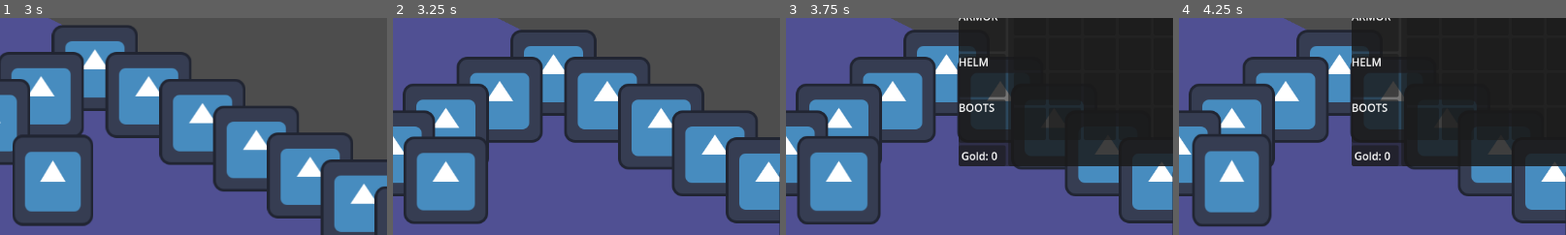
Above: before the commit, frames 1-4 (left to right).
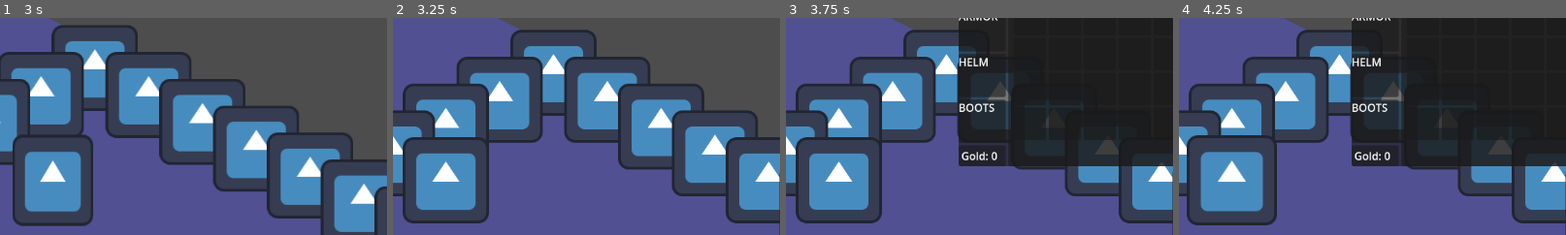
Above: after the commit, the same moments.

Repository: PietPadda/Godot_2D_ARPG
Game: Godot game, scene res://scenes/ui/main_menu.tscn
Same seed, same stepped clock (60 frames per second), same inputs: the game is played once before the commit and once after it. The engine's default icon, where the game draws it, is replaced by a stand-in: a white triangle on a blue panel in a dark square.
Inputs (mouse positions are % of the whole screen's width and height, from its top left):
- Up to frame 1 (3 s): click (4, 8) at 0.52 s; type "12" at 0.6 s; click "Host Game" at 1.25 s; tap Enter at 2 s; move the mouse to (72, 45) at 2.02 s; hold E (interact) 2.03-2.78 s; click (72, 45) at 2.17 s; tap Space at 2.75 s; move the mouse to (30, 55) at 2.77 s; click (30, 55) at 2.85 s
- Up to frame 2 (3.25 s): no input
- Up to frame 3 (3.75 s): move the mouse to (60, 28) at 3.52 s; tap I (toggle_character_sheet) at 3.6 s; click (60, 28) at 3.67 s
- Up to frame 4 (4.25 s): no input
The pictures show only the part of the screen within x 43-93%, y 13-63%; the shares and areas given below are measured in that part.

Frame 1 is identical in both runs. In frame 2, 0.5% of the frame differs, in the area x 2-25%, y 54-96%; in frame 3, 1.1%; in frame 4, 2.8%, in the area x 2-26%, y 53-96%.
Error before the commit: Invalid access to property or key 'release_all_but_current_tile' on a base object of type 'Node (GridManager)'. (res://scripts/components/grid_movement_compone…

Commit message:
fix(movement): sync GridMovementComponent with new GridManager RPCs

Diff:
--- a/scripts/components/grid_movement_component.gd
+++ b/scripts/components/grid_movement_component.gd
@@ -74,9 +74,11 @@
 	if is_instance_valid(_active_tween):
 		_active_tween.kill()
 
-	# When we stop, we should release all occupied tiles except our current one.
-	if owner.is_multiplayer_authority():
-		Grid.release_all_but_current_tile.rpc_id(1, owner.get_path(), _current_tile)
+	# THE FIX: We no longer need to manage tile releases when stopping.
+	# The server already knows our last occupied position. When we request a new
+	# path, the GridManager's `occupy_tile` will handle releasing it.
+	# if owner.is_multiplayer_authority():
+	# 	Grid.release_all_but_current_tile.rpc_id(1, owner.get_path(), _current_tile) # <-- DELETE THIS
 
 	move_path.clear() # clear the current path
 	is_moving = false # set to no longer moving
@@ -132,9 +134,10 @@
 	# Our "current" tile is now the one we just arrived at.
 	_current_tile = Grid.world_to_map(owner.global_position)
 
-	# NOW we can authoritatively release the actual previous tile.
+	# THE FIX: We now use our new, simple RPC to tell the server we've vacated the previous tile.
 	if owner.is_multiplayer_authority():
-		Grid.release_occupied_tile.rpc_id(1, owner.get_path(), _previous_tile)
+		# Grid.release_occupied_tile.rpc_id(1, owner.get_path(), _previous_tile) # <-- DELETE THIS
+		Grid.server_release_tile.rpc_id(1, _previous_tile)
 
 	emit_signal("waypoint_reached")
 
--- a/scripts/core/grid_manager.gd
+++ b/scripts/core/grid_manager.gd
@@ -231,6 +231,14 @@
 		print("  - No players found in the registry.")
 
 # --- RPCs ---
+
+# Allows clients to request the server to free a tile they've just left.
+@rpc("any_peer", "call_local")
+func server_release_tile(tile: Vector2i) -> void:
+	# This RPC is just a secure entry point.
+	# The actual logic is in our existing server-side function.
+	release_tile(tile)
+
 # When a character spawns, they occupy their starting tile.
 @rpc("any_peer", "call_local")
 func update_character_position(character_path: NodePath, new_position: Vector2i):
